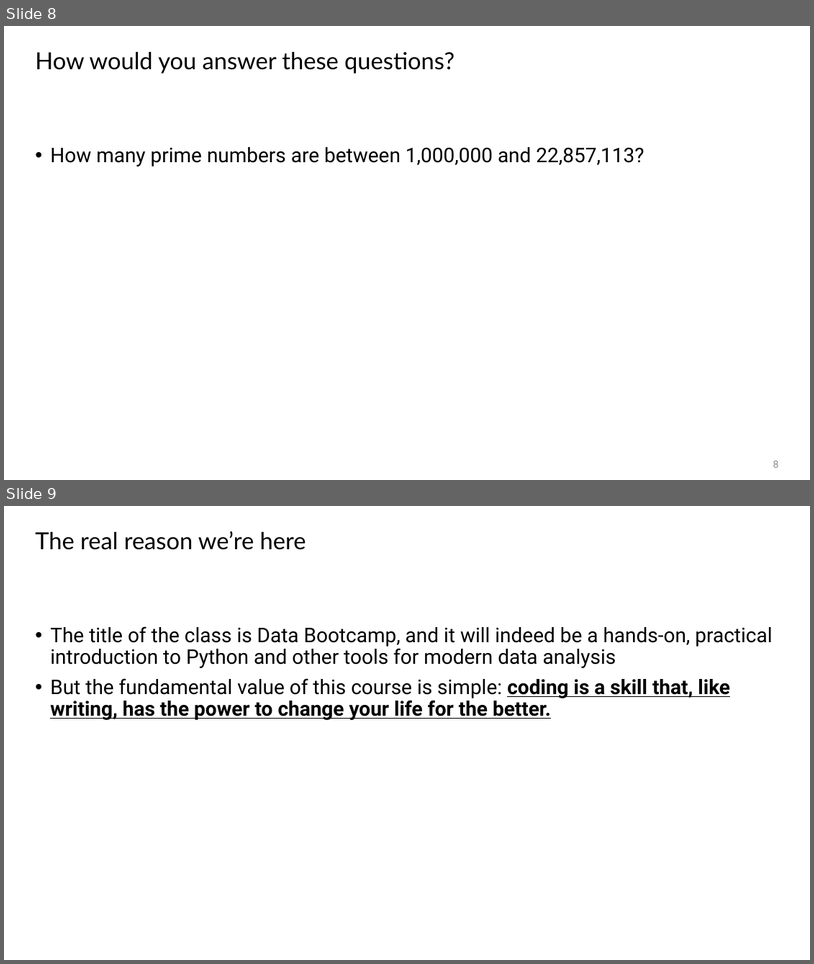
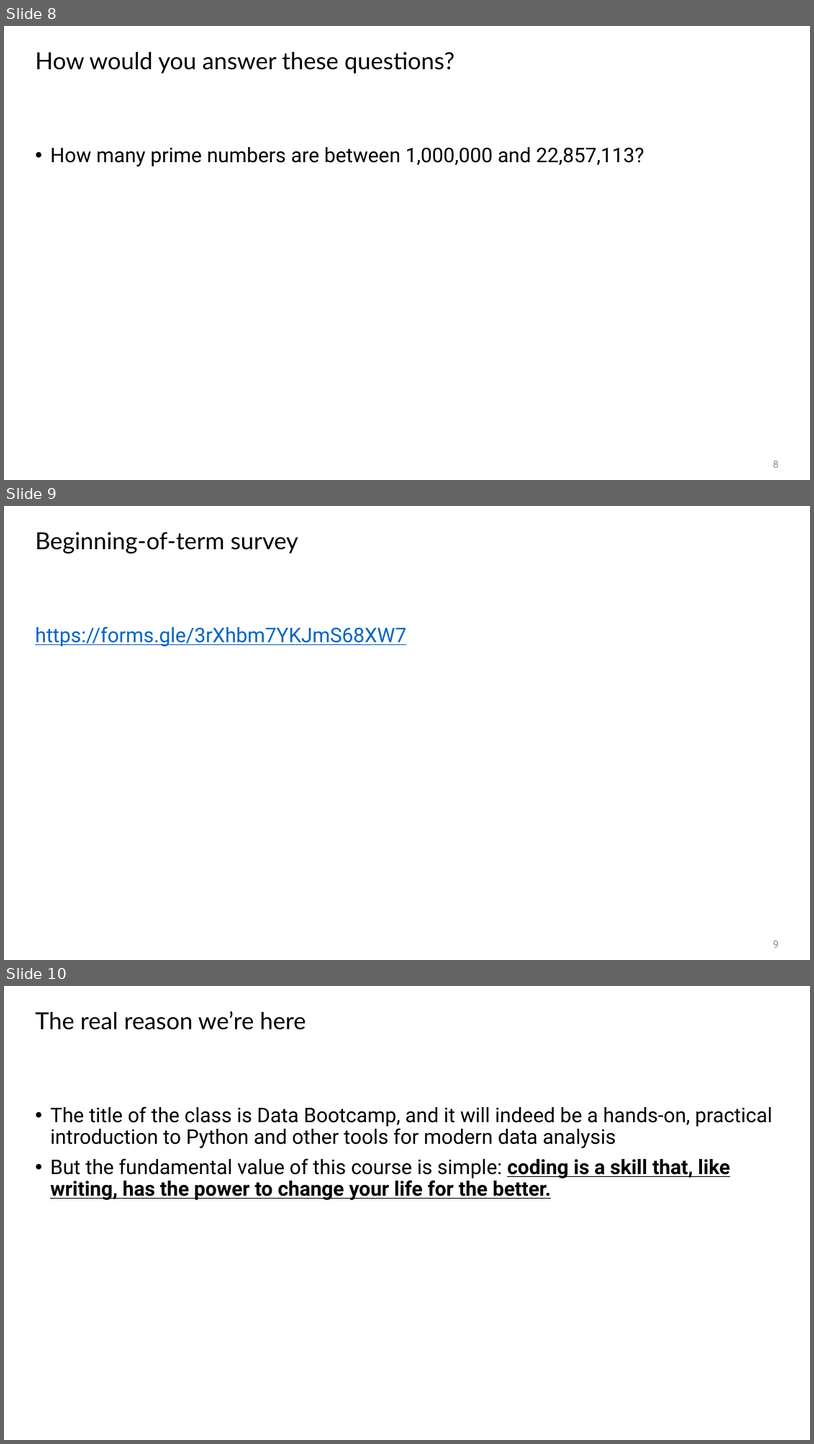
Before and after one commit to tobypenk/data-bootcamp, a slide deck: week 1/Session 1.pptx. Shown one above the other, each under a label of ours: slides 8 and 9 before the commit, slides 8, 9 and 10 after it. The pictures are 814x964 and 814x1444 pixels, drawn with LibreOffice and Linux fonts; fonts in the diff are those of the drawing. Boxes give left, top, right and bottom in pixels: in the first picture for what was removed or moved away, otherwise in the second. Text is boxed around its words. In the diff, an @@ line names an element or a change of style, - is before the commit and + after.

Commit message:
add class survey links to deck

```diff
--- a/week 1/Session 1.pptx
+++ b/week 1/Session 1.pptx
@@ slide 9 added at (4, 506, 810, 960), background #FFFFFF @@
@@ title added at (35, 532, 298, 554), 28 pt, text #000000 @@
+Beginning-of-term survey
@@ text added at (35, 626, 406, 646), 24 pt, text #0563C1, underline @@
+https://forms.gle/3rXhbm7YKJmS68XW7
@@ page number added at (774, 940, 779, 947), 12 pt, text #8C8C8C @@
+9
@@ what was slide 9 is now slide 10 @@
```
Also in this commit, not shown: 1 other slide added, 1 other file.
